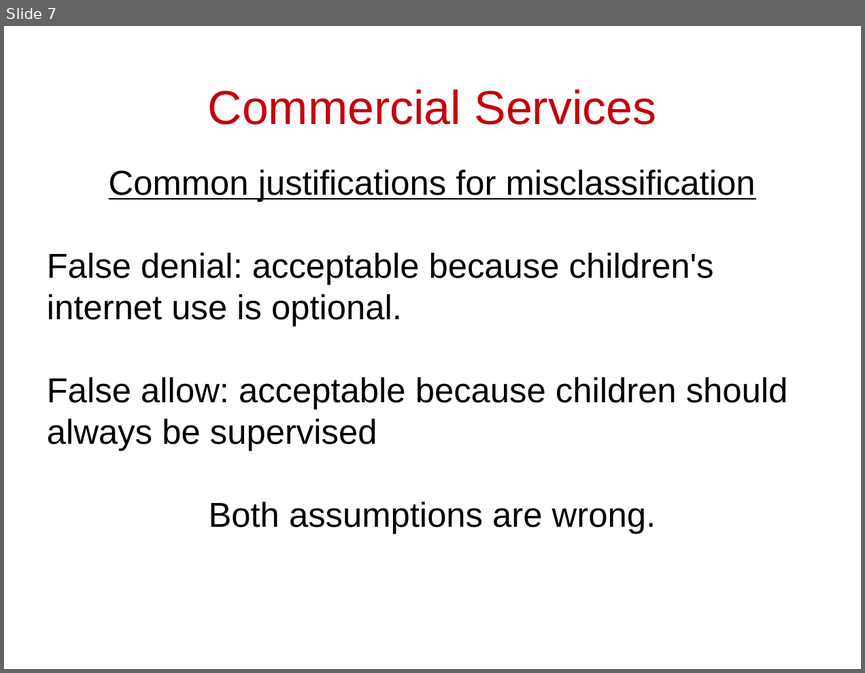
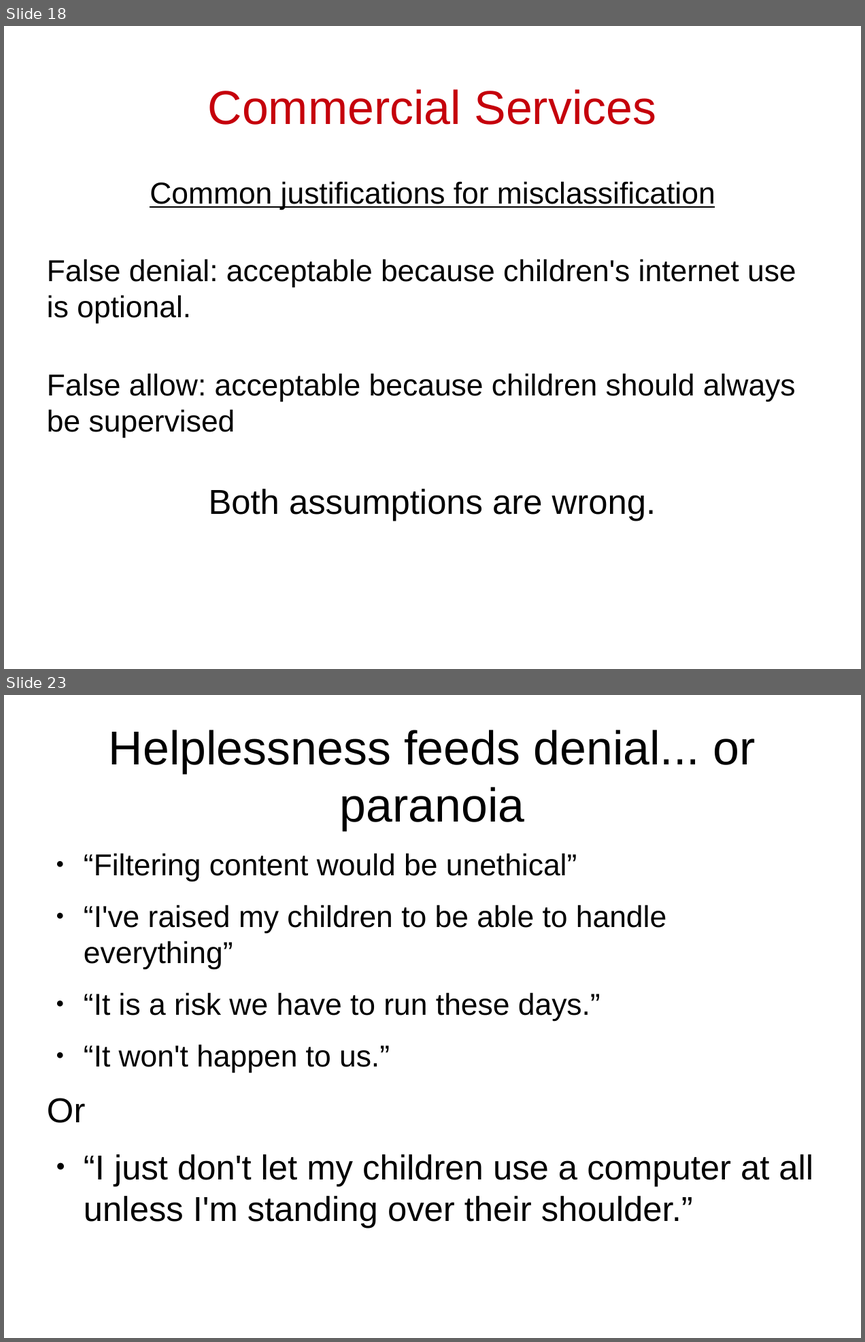
Before and after one commit to cschreiner/kindsicher, a slide deck: proj/presentation_dec09/combined.odp. Shown one above the other, each under a label of ours: slide 7 before the commit, slides 18 and 23 after it; the slides between them are not shown. The pictures are 865x673 and 865x1342 pixels, drawn with LibreOffice and Linux fonts; fonts in the diff are those of the drawing. Boxes give left, top, right and bottom in pixels: in the first picture for what was removed or moved away, otherwise in the second. Text is boxed around its words. In the diff, an @@ line names an element or a change of style, - is before the commit and + after.

```diff
--- a/proj/presentation_dec09/combined.odp
+++ b/proj/presentation_dec09/combined.odp
@@ slide 23 added at <box>4,695,861,1338</box>, background #FFFFFF @@
@@ title added at <box>109,730,755,830</box>, 44 pt, text #000000 @@
+Helplessness feeds denial... or paranoia
@@ text added at <box>47,853,813,1227</box>, 28 pt, text #000000 @@
+● “Filtering content would be unethical”
+● “I've raised my children to be able to handle everything”
+● “It is a risk we have to run these days.”
+● “It won't happen to us.”
+Or
+● “I just don't let my children use a computer at all unless I'm standing over their shoulder.”
@@ what was slide 7 is now slide 18 @@
@@ slide 18 changed as well @@
@@ subtitle at <box>47,181,796,437</box>: size 32 to 28 pt in "Common justifications for misclassification", "False denial: acceptable because children's internet use ...", "False allow: acceptable because children should always ..." @@
```
Also in this commit, not shown: 10 other slides changed, 30 other slides added.
